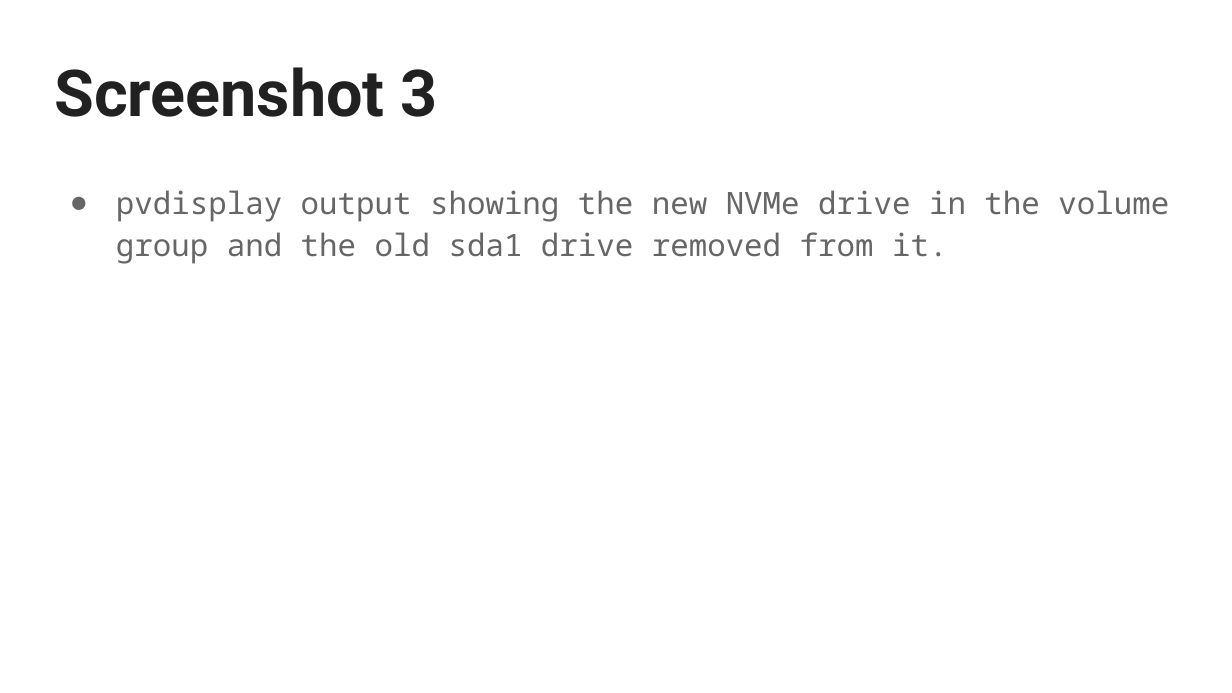
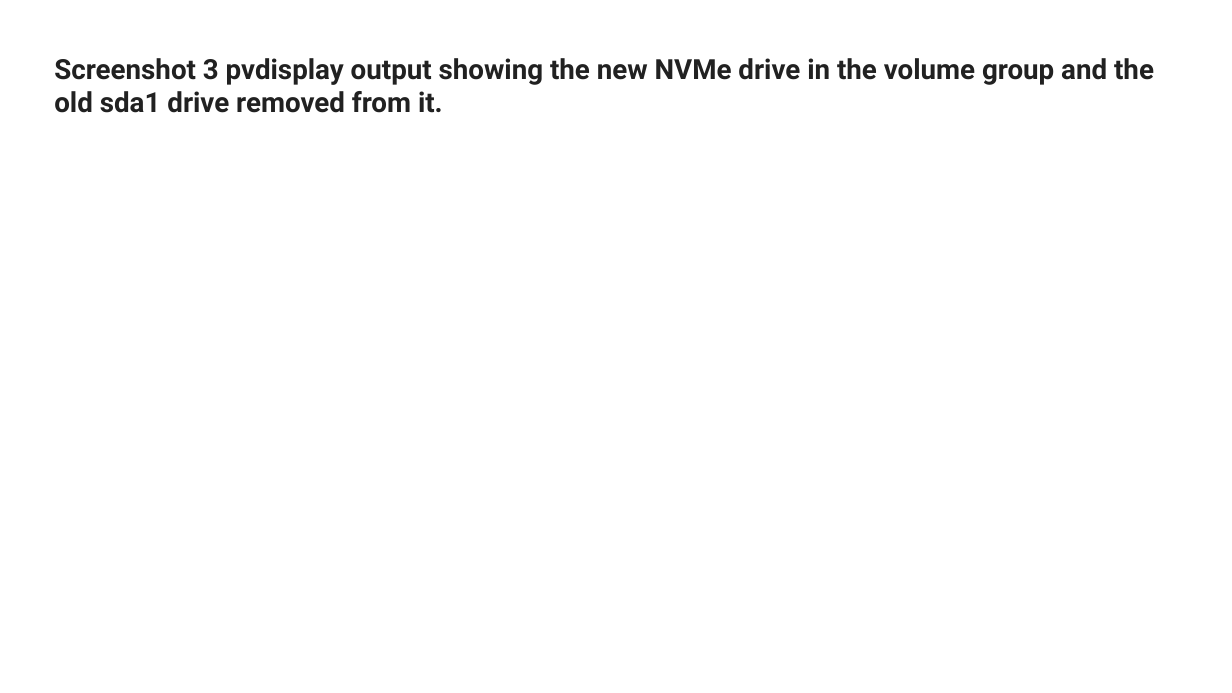
Before and after one commit to WikiSteve/networking-labs, a slide deck: slide 4 of labs/130-linux-storage/assets/Linux Storage SUBMISSION TEMPLATE.pptx. Drawn at 1232x693 pixels with LibreOffice and Linux fonts; fonts in the diff are those of the drawing. Boxes give left, top, right and bottom in pixels: in the first picture for what was removed or moved away, otherwise in the second. Text is boxed around its words. In the diff, an @@ line names an element or a change of style, - is before the commit and + after.

```diff
--- a/labs/130-linux-storage/assets/Linux Storage SUBMISSION TEMPLATE.pptx
+++ b/labs/130-linux-storage/assets/Linux Storage SUBMISSION TEMPLATE.pptx
@@ title at (54, 58, 1154, 113): text changed; size 37.8 to 16.2 pt @@
-Screenshot 3
+Screenshot 3 pvdisplay output showing the new NVMe drive in the volume group and the old sda1 drive removed from it.
@@ text removed at (116, 190, 1169, 264) @@
-● pvdisplay output showing the new NVMe drive in the volume group and the old sda1 drive removed from it.
```
Also in this commit, not shown: 4 other slides changed, 6 other files.
